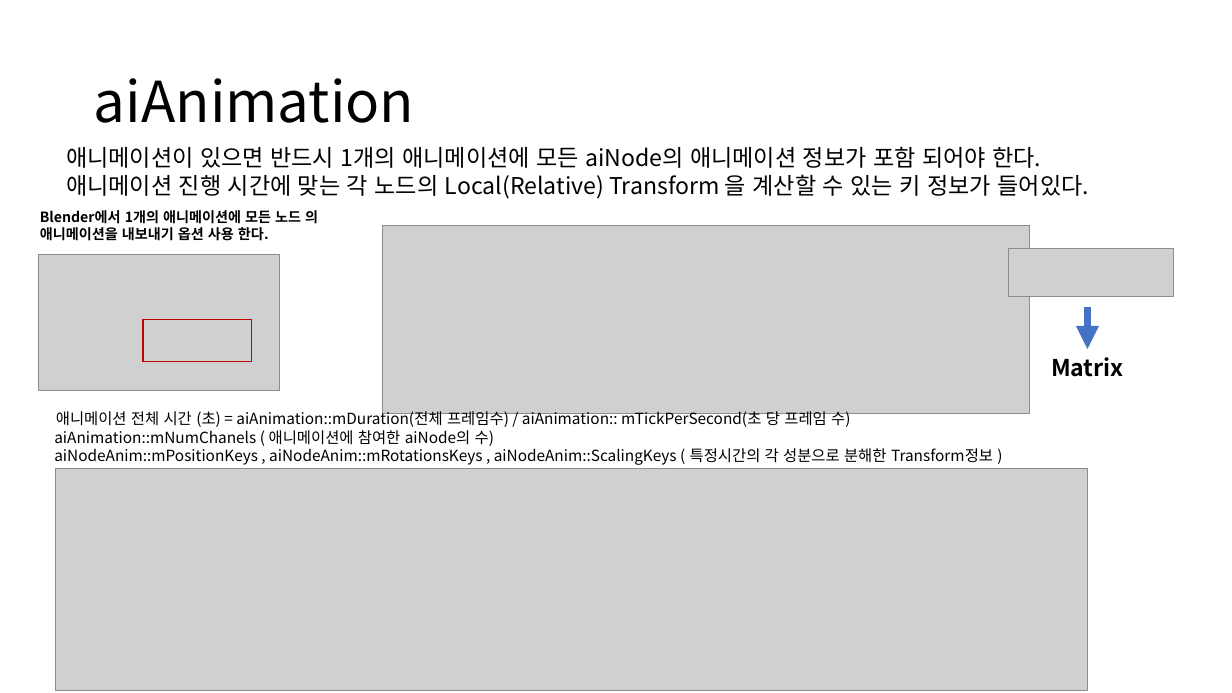
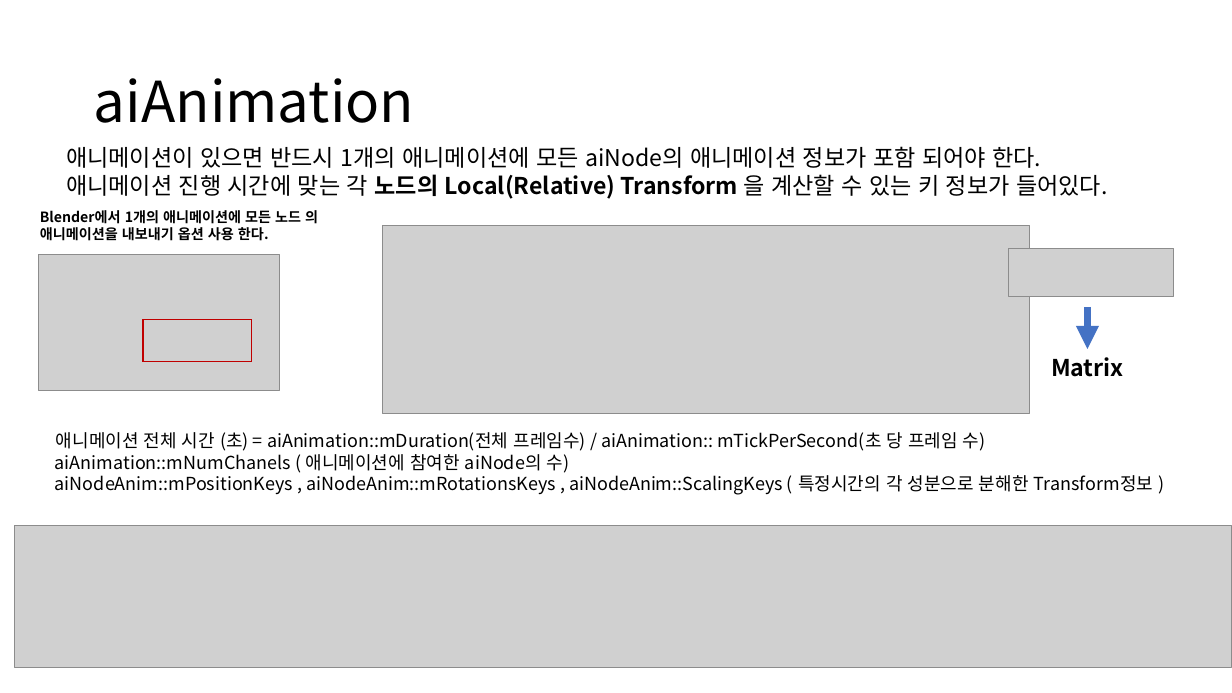
Before and after one commit to ldw9981/D3D11_Tutorial, a slide deck: slide 7 of Documents/10-TransformAnimation.pptx (slide 5 before the commit). Drawn at 1232x693 pixels with LibreOffice and Linux fonts; fonts in the diff are those of the drawing; grey boxes stand for pictures. Boxes give left, top, right and bottom in pixels: in the first picture for what was removed or moved away, otherwise in the second. Text is boxed around its words. In the diff, an @@ line names an element or a change of style, - is before the commit and + after.

```diff
--- a/Documents/10-TransformAnimation.pptx
+++ b/Documents/10-TransformAnimation.pptx
@@ text at <box>66,174,1107,199</box>: bold on in "노드의 Local(Relative) Transform" @@
@@ text "애니메이션 전체 시간 (초) = ...": place and size @@
-text "애니메이션 전체 시간 (초) = ..." at <box>54,408,993,465</box>
+text "애니메이션 전체 시간 (초) = ..." at <box>55,432,1153,495</box>
@@ text "애니메이션 전체 시간 (초) = ..." at <box>55,432,1153,495</box>: size 12 to 14 pt @@
@@ picture: place and size @@
-picture at <box>55,470,1088,691</box>
+picture at <box>15,526,1232,667</box>
```
Also in this commit, not shown: 6 other slides changed, 5 slides added, 2 slides removed.
